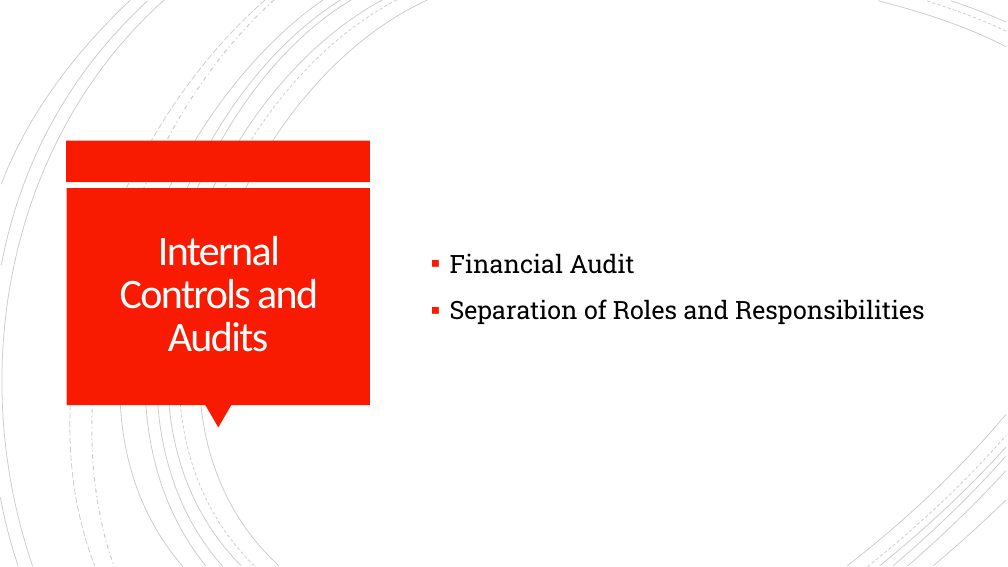
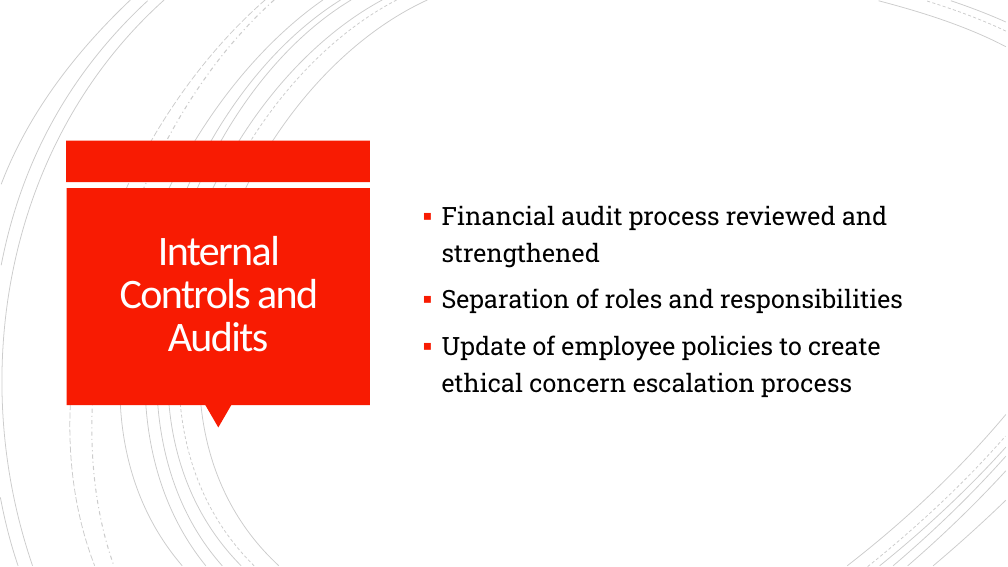
Before and after one commit to Chad-Ballay/Cybersecurity-work-class, a slide deck: slide 21 of classes/CIS312/project/outline_final.pptx (slide 18 before the commit). Drawn at 1008x567 pixels with LibreOffice and Linux fonts; fonts in the diff are those of the drawing. Boxes give left, top, right and bottom in pixels: in the first picture for what was removed or moved away, otherwise in the second. Text is boxed around its words. In the diff, an @@ line names an element or a change of style, - is before the commit and + after.

```diff
--- a/classes/CIS312/project/outline_final.pptx
+++ b/classes/CIS312/project/outline_final.pptx
@@ text at (x1=442, y1=205, x2=903, y2=397): text changed @@
-▪ Financial Audit
-▪ Separation of Roles and Responsibilities
+▪ Financial audit process reviewed and strengthened
+▪ Separation of roles and responsibilities
+▪ Update of employee policies to create ethical concern escalation process
```
Also in this commit, not shown: 6 other slides changed, 3 slides added, 1 other file.
